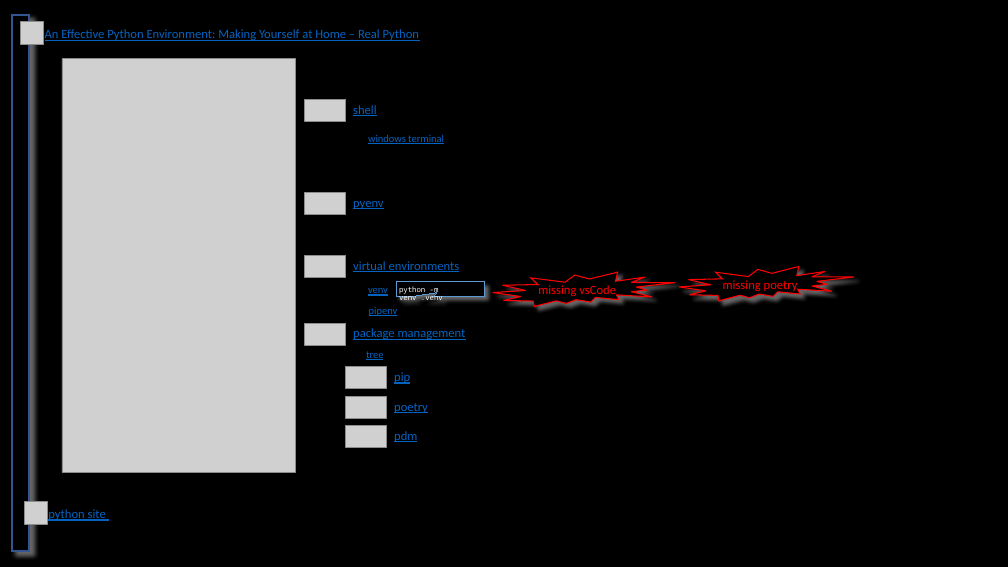
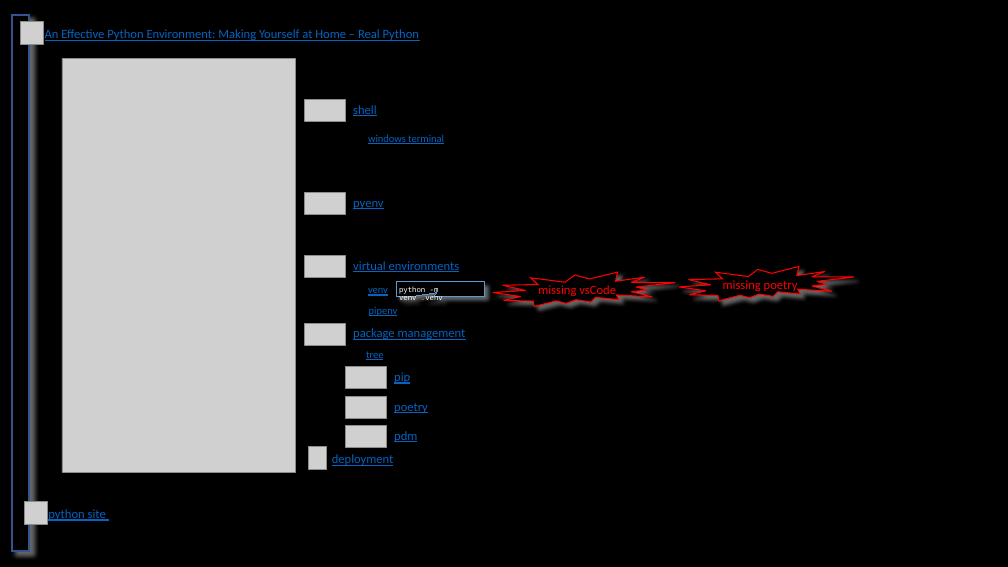
Before and after one commit to 1010836/portfolio, a slide deck: slide 6 of python/_reference/environment.pptx. Drawn at 1008x567 pixels with LibreOffice and Linux fonts; fonts in the diff are those of the drawing; grey boxes stand for pictures; background and template pictures are left out. Boxes give left, top, right and bottom in pixels: in the first picture for what was removed or moved away, otherwise in the second. Text is boxed around its words. In the diff, an @@ line names an element or a change of style, - is before the commit and + after.

```diff
--- a/python/_reference/environment.pptx
+++ b/python/_reference/environment.pptx
@@ picture added at (x1=309, y1=447, x2=327, y2=470) @@
@@ text added at (x1=332, y1=454, x2=394, y2=466), 12 pt, text #0563C1, underline @@
+deployment
```
Also in this commit, not shown: 1 other slide changed, 1 other file.
